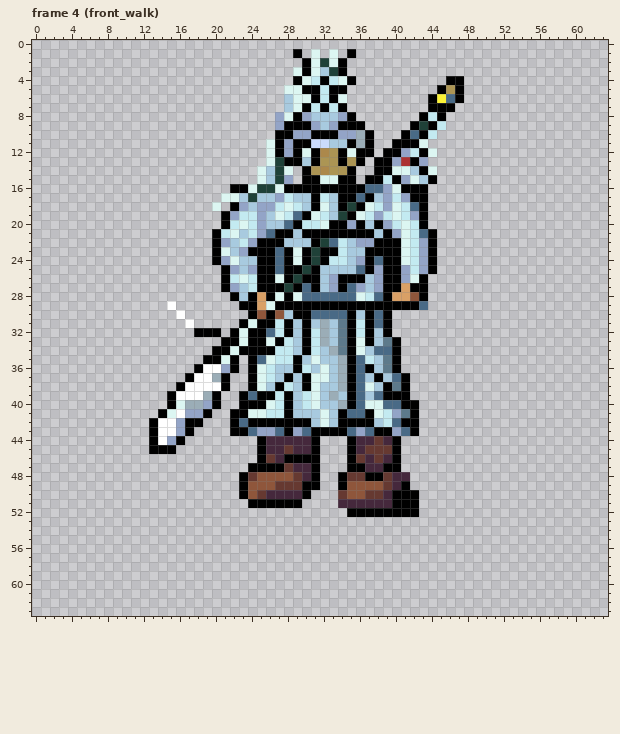
A pixel-art file gets an edit: Assets/Resources/Characters/赵云/zhaoyun.aseprite. Above: the version before the commit.
64x64 pixels, 20 frames. Colours within 5 levels of each other are drawn and written as one. Shown: frame 4 (front_walk). The commit also changed other frames, which this record leaves out.
And afterwards:
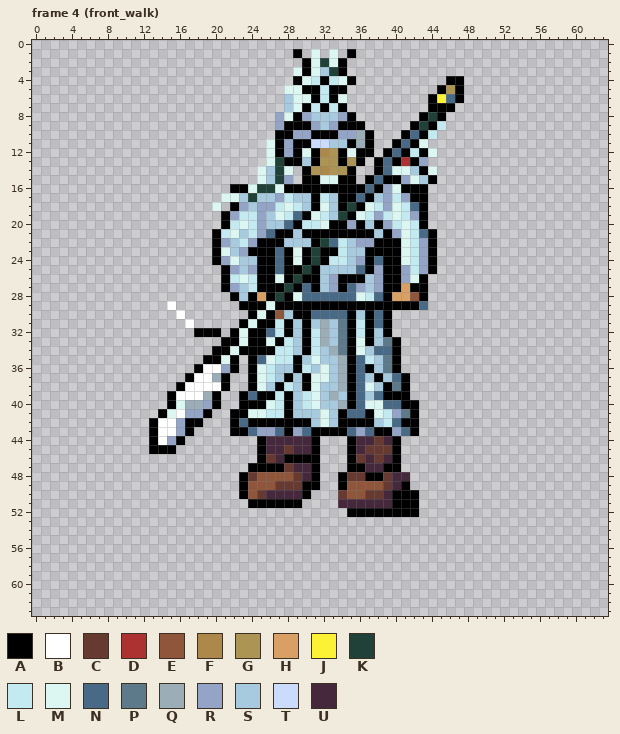
Palette (. is transparent): A #000000  B #ffffff  C #663931  D #ac3232  E #8f563b  F #ac884b  G #ac9554  H #d9a066  J #fbf236  K #1f4138  L #c3eaf1  M #dcf6f2  N #496a86  P #5d7a8b  Q #9badb7  R #93a4c7  S #a8cadf  T #cbdbfc  U #45283c
Diff:
layer "weapon front" now shown
layer "weapon" now hidden
Changed rows in their new state; - is an unchanged pixel.
Frame 4 (front_walk):
first column x 38:
 8 ------K
11 ---N---
12 --NA---
13 -NA----
14 -N-----
15 NA-----
16 A------
first column x 25:
28 --K
29 A--
30 M--
Where, in picture pixels (left, top, right, bottom), the same in both pictures:
changed: (374, 112, 437, 193)
changed: (257, 292, 284, 319)
